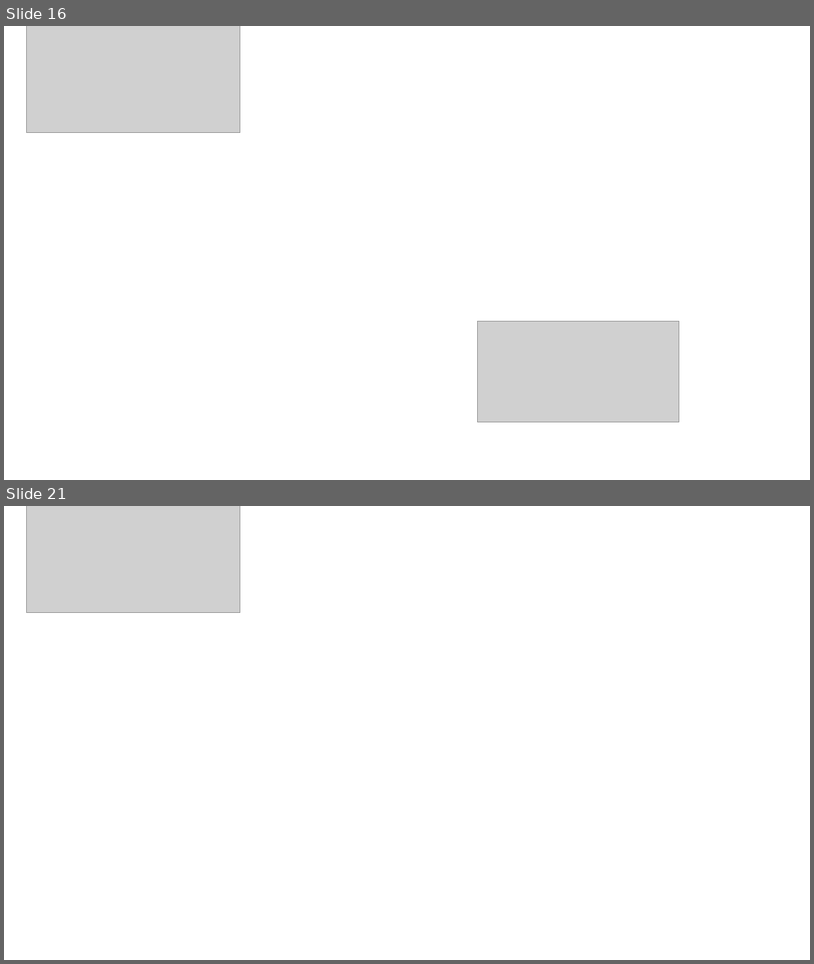
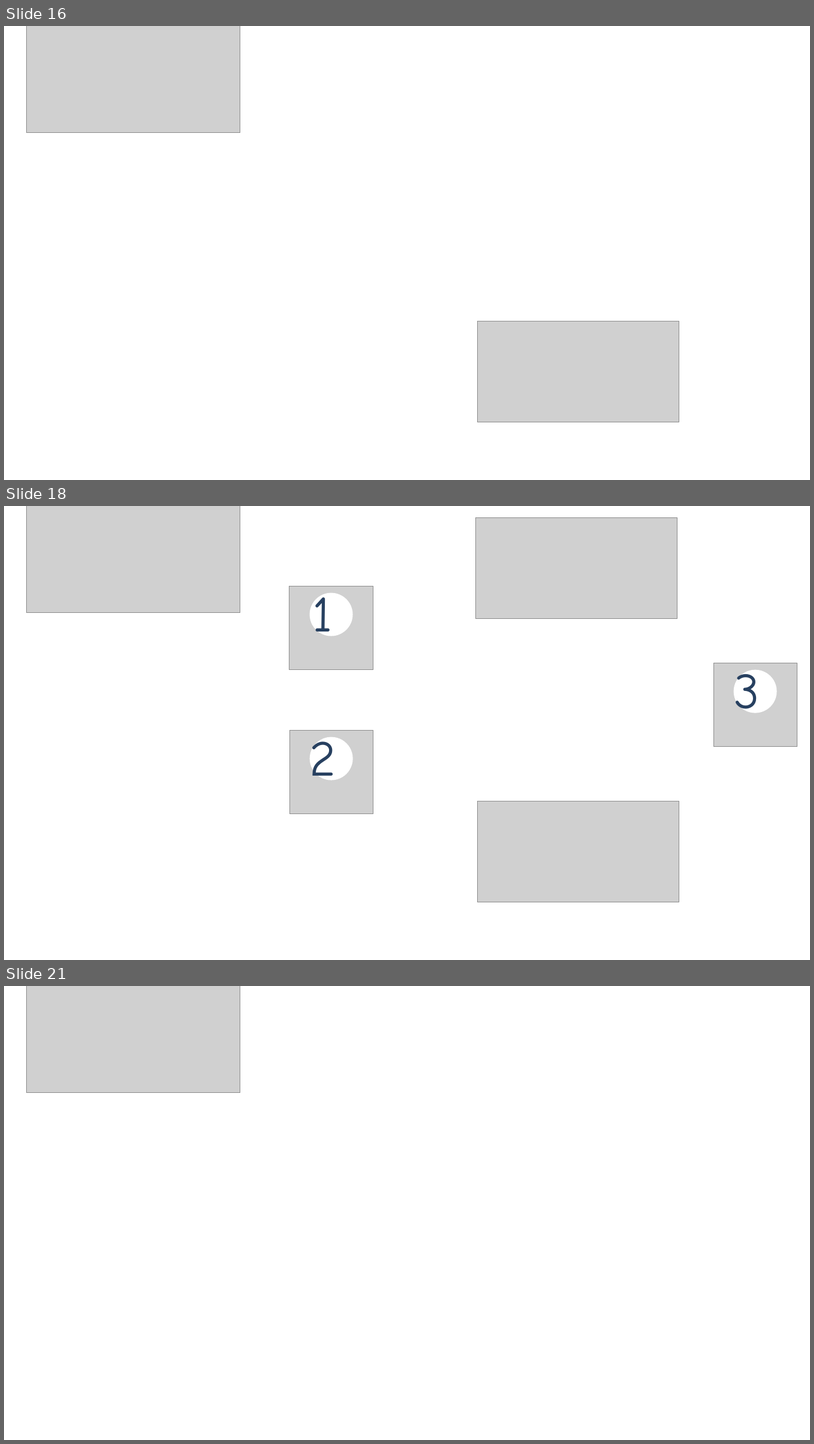
Before and after one commit to teamET/2018.perform, a slide deck: api-server/routes/linebot_mapImg/マップ画像編集用.pptx. Shown one above the other, each under a label of ours: slides 16 and 21 before the commit, slides 16, 18 and 21 after it; the slides between them are not shown. The pictures are 814x964 and 814x1444 pixels, drawn with LibreOffice and Linux fonts; fonts in the diff are those of the drawing; grey boxes stand for pictures; background and template pictures are left out. Boxes give left, top, right and bottom in pixels: in the first picture for what was removed or moved away, otherwise in the second. Text is boxed around its words. In the diff, an @@ line names an element or a change of style, - is before the commit and + after.

```diff
--- a/api-server/routes/linebot_mapImg/マップ画像編集用.pptx
+++ b/api-server/routes/linebot_mapImg/マップ画像編集用.pptx
@@ slide 18 added at box(4, 506, 810, 960), background picture (left out) @@
@@ picture added at box(27, 506, 240, 612) @@
@@ picture added at box(476, 517, 678, 619) @@
@@ picture added at box(290, 586, 373, 669) @@
@@ ellipse added at box(310, 592, 353, 636), fill #FFFFFF @@
@@ text added at box(313, 593, 333, 636), 60 pt, text #274060 @@
+1
@@ picture added at box(714, 663, 798, 746) @@
@@ ellipse added at box(734, 670, 777, 713), fill #FFFFFF @@
@@ text added at box(734, 670, 760, 712), 60 pt, text #274060 @@
+3
@@ picture added at box(290, 730, 373, 814) @@
@@ ellipse added at box(310, 737, 353, 780), fill #FFFFFF @@
@@ text added at box(310, 737, 336, 780), 60 pt, text #274060 @@
+2
@@ picture added at box(478, 801, 680, 901) @@
```
Also in this commit, not shown: 6 other slides added, 7 slides removed, 2 other files.
